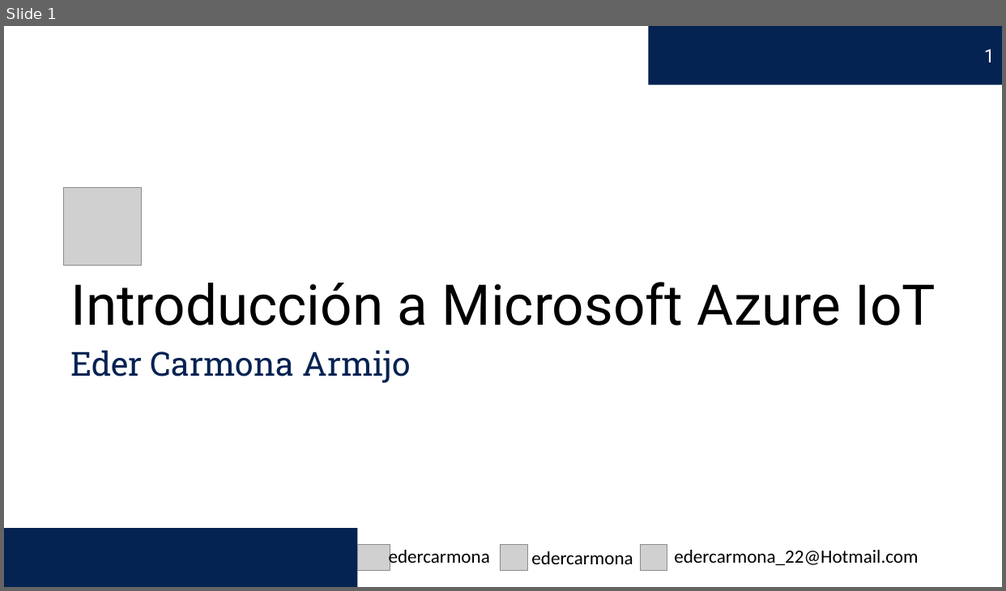
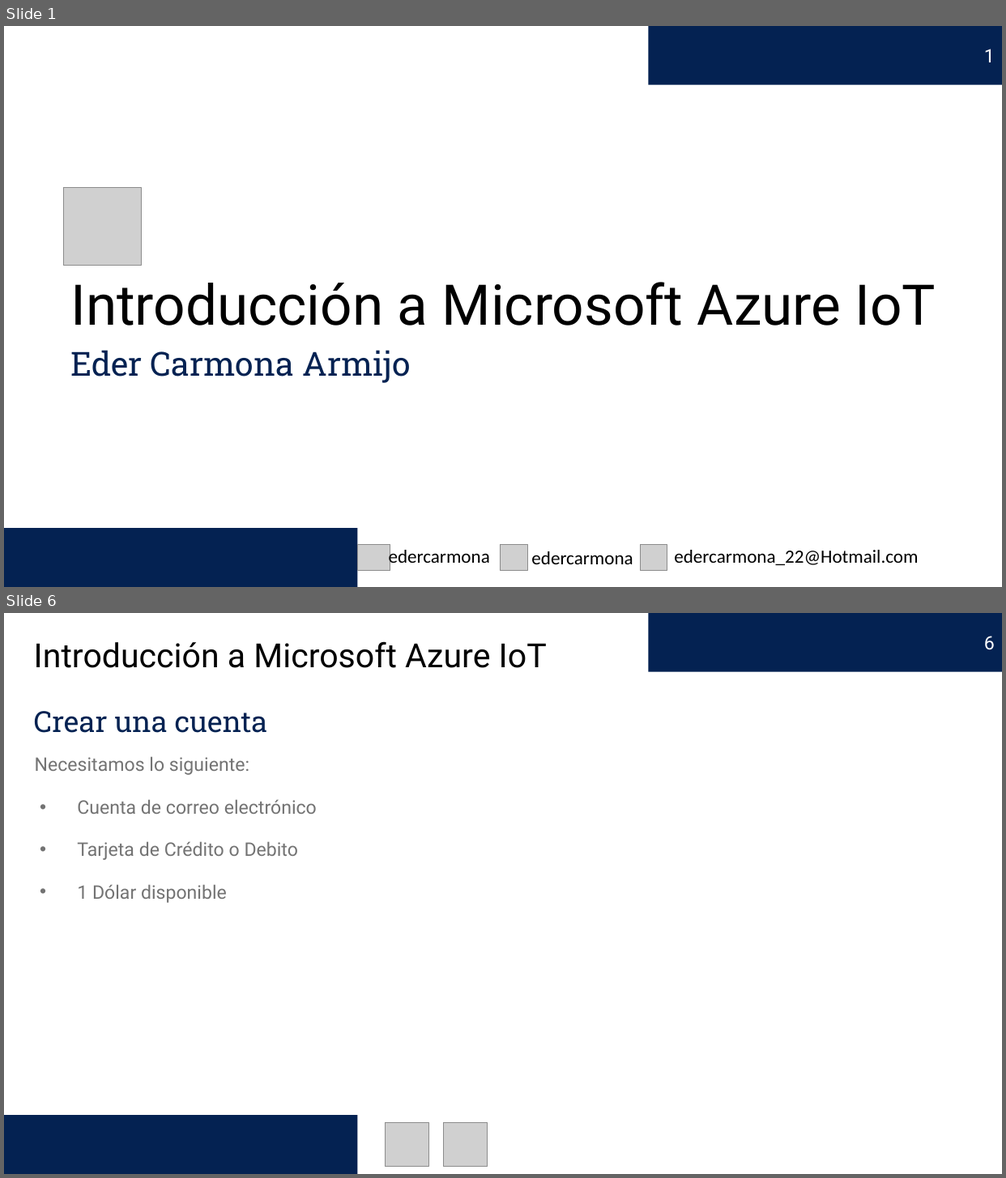
Before and after one commit to edercarmona/AzureIoT, a slide deck: Introducción a Microsoft Azure IoT.pptx. Shown one above the other, each under a label of ours: slide 1 before the commit, slides 1 and 6 after it; the slides between them are not shown. The pictures are 1006x591 and 1006x1178 pixels, drawn with LibreOffice and Linux fonts; fonts in the diff are those of the drawing; grey boxes stand for pictures. Boxes give left, top, right and bottom in pixels: in the first picture for what was removed or moved away, otherwise in the second. Text is boxed around its words. In the diff, an @@ line names an element or a change of style, - is before the commit and + after.

```diff
--- a/Introducción a Microsoft Azure IoT.pptx
+++ b/Introducción a Microsoft Azure IoT.pptx
@@ slide 6 added at [4,613,1002,1174], background #FFFFFF @@
@@ page number added at [649,613,1002,672], fill #042252, 18 pt, text #FFFFFF @@
+6
@@ text added at [34,641,547,668], 32 pt, text #000000 @@
+Introducción a Microsoft Azure IoT
@@ text added at [34,711,268,733], 28 pt, text #042252 @@
+Crear una cuenta
@@ text added at [35,756,317,903], 18 pt, text #737373 @@
+Necesitamos lo siguiente:
+• Cuenta de correo electrónico
+• Tarjeta de Crédito o Debito
+• 1 Dólar disponible
@@ rectangle added at [4,1115,357,1174], fill #042252 @@
@@ picture added at [385,1122,429,1167] @@
@@ picture added at [444,1122,488,1167] @@
```
Also in this commit, not shown: 4 slides changed, 6 other slides added, 6 other files.
